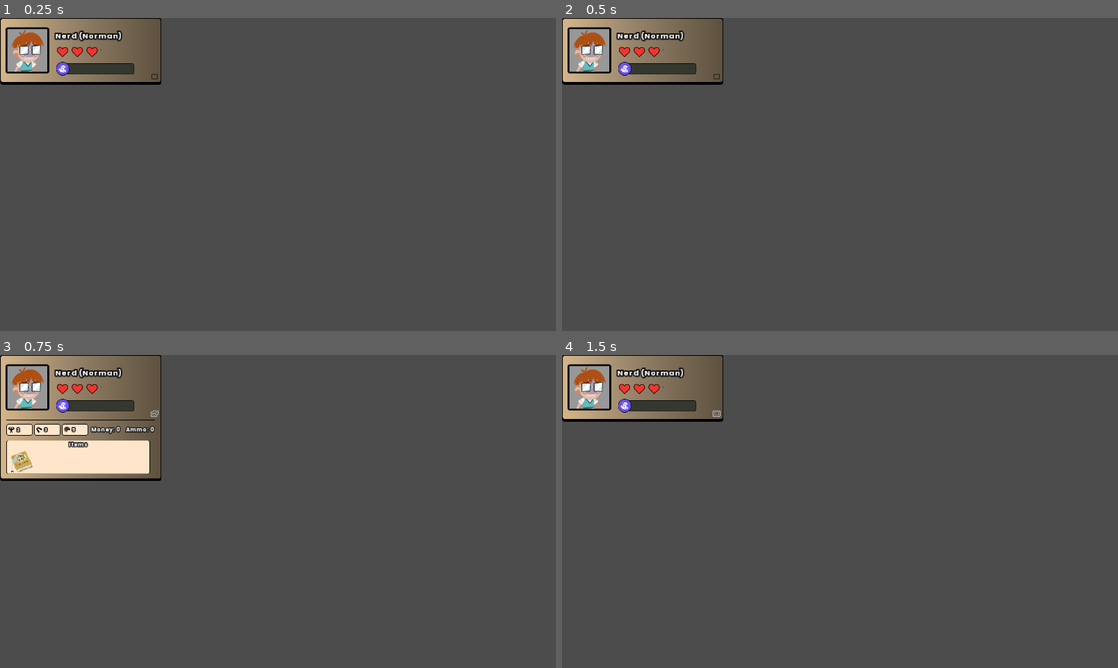
Above: before the commit, frames 1-4 (two rows, left to right).
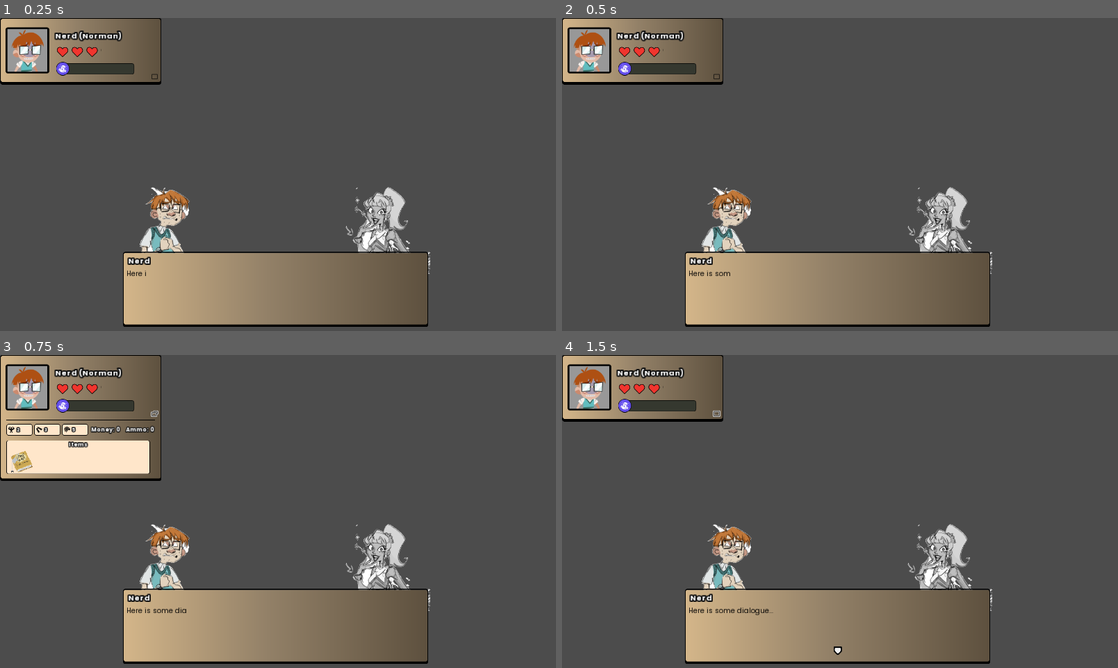
Above: after the commit, the same moments.

Repository: game-jam-it/game-off-jam
Game: Godot game, scene res://Main.tscn
Same seed, same stepped clock (60 frames per second), same inputs: the game is played once before the commit and once after it.
Inputs (mouse positions are in pixels of both pictures, inside the frame that each line leads up to):
- Up to frame 1 (0.25 s): no input
- Up to frame 2 (0.5 s): no input
- Up to frame 3 (0.75 s): click (155, 414) at 0.5 s
- Up to frame 4 (1.5 s): click (717, 414) at 1.25 s

The runs differ from the first frame. In frame 1, 15% of the frame differs, in the area x 22-78%, y 54-99%; in frame 2, 15%; in frame 3, 15%; in frame 4, 15%.

Commit message:
Added dialogue functionality
Being able to call a new dialogue from a choice in the dialogue

Diff:
--- a/Dialogue/dialogue0.json
+++ b/Dialogue/dialogue0.json
@@ -30,7 +30,7 @@
     "PortraitLeft": "portrait_nerd",
     "PortraitRight": "portrait_cheerleader",
     "Choice": true,
-    "Choice1": ["Keep talking", ""],
+    "Choice1": ["Keep talking", "show_dialogue", "dialogue1"],
     "Choice2": ["Walk away", "close_dialogue"]
   },
   {
--- /dev/null
+++ b/Dialogue/dialogue1.json
@@ -0,0 +1,10 @@
+[
+  {
+    "Name": "Nerd",
+    "Text": "This is another dialogue",
+    "Speaking": "left",
+    "PortraitLeft": "portrait_nerd",
+    "PortraitRight": "portrait_cheerleader",
+    "Choice": false
+  }
+]
--- a/UserInterface/DialogueSystem/DialogueBox.gd
+++ b/UserInterface/DialogueSystem/DialogueBox.gd
@@ -1,6 +1,6 @@
 extends Control
 
-export(String) var dialogue_file: String = ""
+var dialogue_file: String = ""
 var dialogue_path: String = "res://Dialogue/%s.json"
 export(float) var text_speed = 0.05
 
@@ -38,13 +38,25 @@
 		if phrase_finished:
 			if choice_phrase:
 				# Get the method to call
+				var choice_array: Array
 				var choice_method: String
+				var choice_method_parameter: String = ""
 				if selected_choice == 1:
-					choice_method = dialogue[current_phrase]["Choice1"][1]
+					choice_array = dialogue[current_phrase]["Choice1"]
+					choice_method = choice_array[1]
+					if choice_array.size() >= 3:
+						choice_method_parameter = choice_array[2]
 				if selected_choice == 2:
-					choice_method = dialogue[current_phrase]["Choice2"][1]
+					choice_array = dialogue[current_phrase]["Choice2"]
+					choice_method = choice_array[1]
+					if choice_array.size() >= 3:
+						choice_method_parameter = choice_array[2]
 				if self.has_method(choice_method):
-					call(choice_method)
+					if choice_method_parameter != "":
+						print(str(choice_method) + " and parameter: " + str(choice_method_parameter))
+						call(choice_method, choice_method_parameter)
+					else:
+						call(choice_method)
 				# If the dialogue should be cancelled call close_dialogue as the choice_method
 				next_phrase()
 			else:
--- a/UserInterface/DialogueSystem/DialogueSystem.gd
+++ b/UserInterface/DialogueSystem/DialogueSystem.gd
@@ -4,5 +4,5 @@
 
 func show_dialogue(filename: String) -> void:
 	var dialogue_box_instance = dialogue_box.instance()
-	dialogue_box_instance.filename = filename
+	dialogue_box_instance.dialogue_file = filename
 	Overlay.add_child(dialogue_box_instance)
--- a/UserInterface/ExpeditionUI/ExpeditionUI.gd
+++ b/UserInterface/ExpeditionUI/ExpeditionUI.gd
@@ -12,6 +12,7 @@
 		self.character_name = ActorStats.character.name
 
 	ActorStats.connect("character_changed", self, "on_character_changed")
+	DialogueSystem.show_dialogue("dialogue0")
 
 func set_character_name(name: String) -> void:
 	character_name = name
